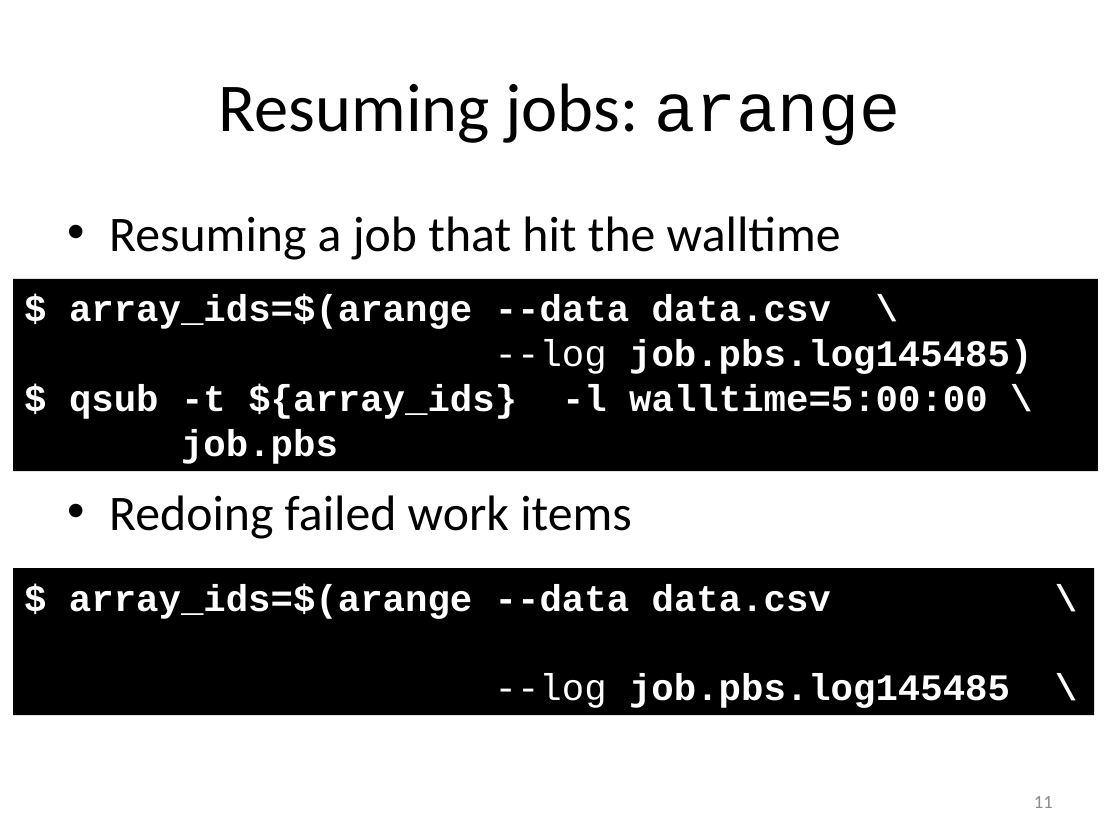
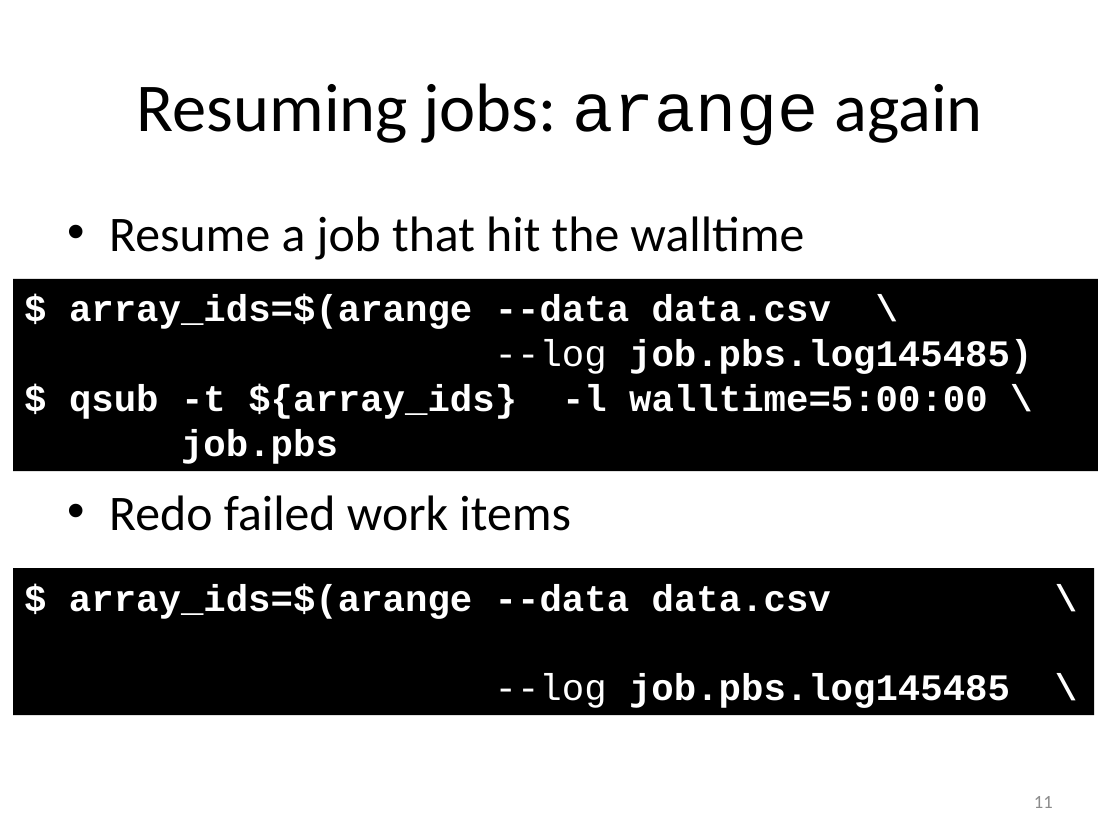
Before and after one commit to gjbex/atools, a slide deck: slide 11 of atools.pptx. Drawn at 1120x840 pixels with LibreOffice and Linux fonts; fonts in the diff are those of the drawing. Boxes give left, top, right and bottom in pixels: in the first picture for what was removed or moved away, otherwise in the second. Text is boxed around its words. In the diff, an @@ line names an element or a change of style, - is before the commit and + after.

```diff
--- a/atools.pptx
+++ b/atools.pptx
@@ title at (x1=137, y1=83, x2=983, y2=145): text changed @@
-Resuming jobs: arange
+Resuming jobs: arange again
@@ text at (x1=109, y1=216, x2=804, y2=531): text changed @@
-• Resuming a job that hit the walltime
-• Redoing failed work items
+• Resume a job that hit the walltime
+• Redo failed work items
```
Also in this commit, not shown: 10 other slides changed, 1 slide added, 9 slides removed.
